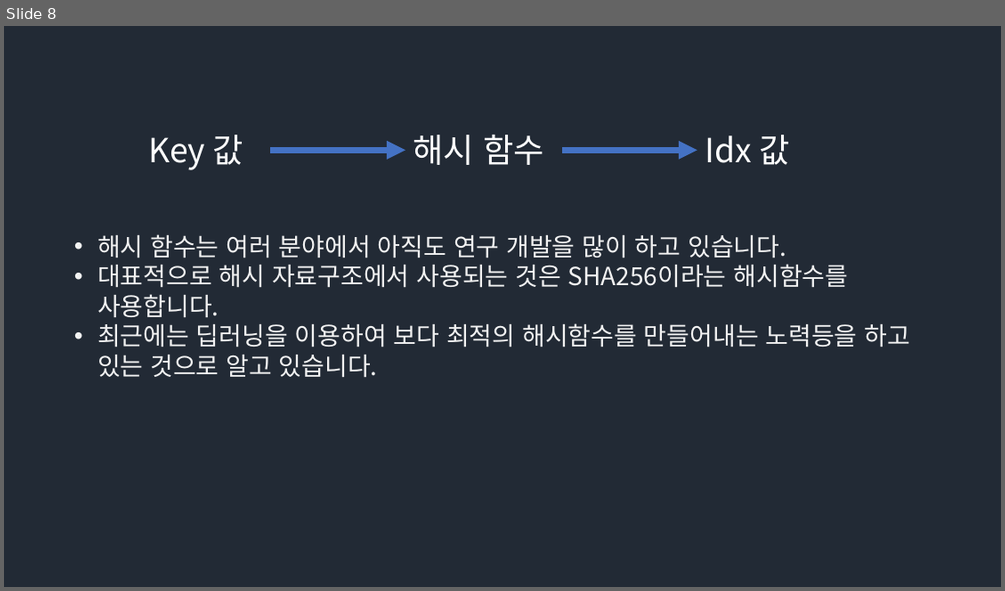
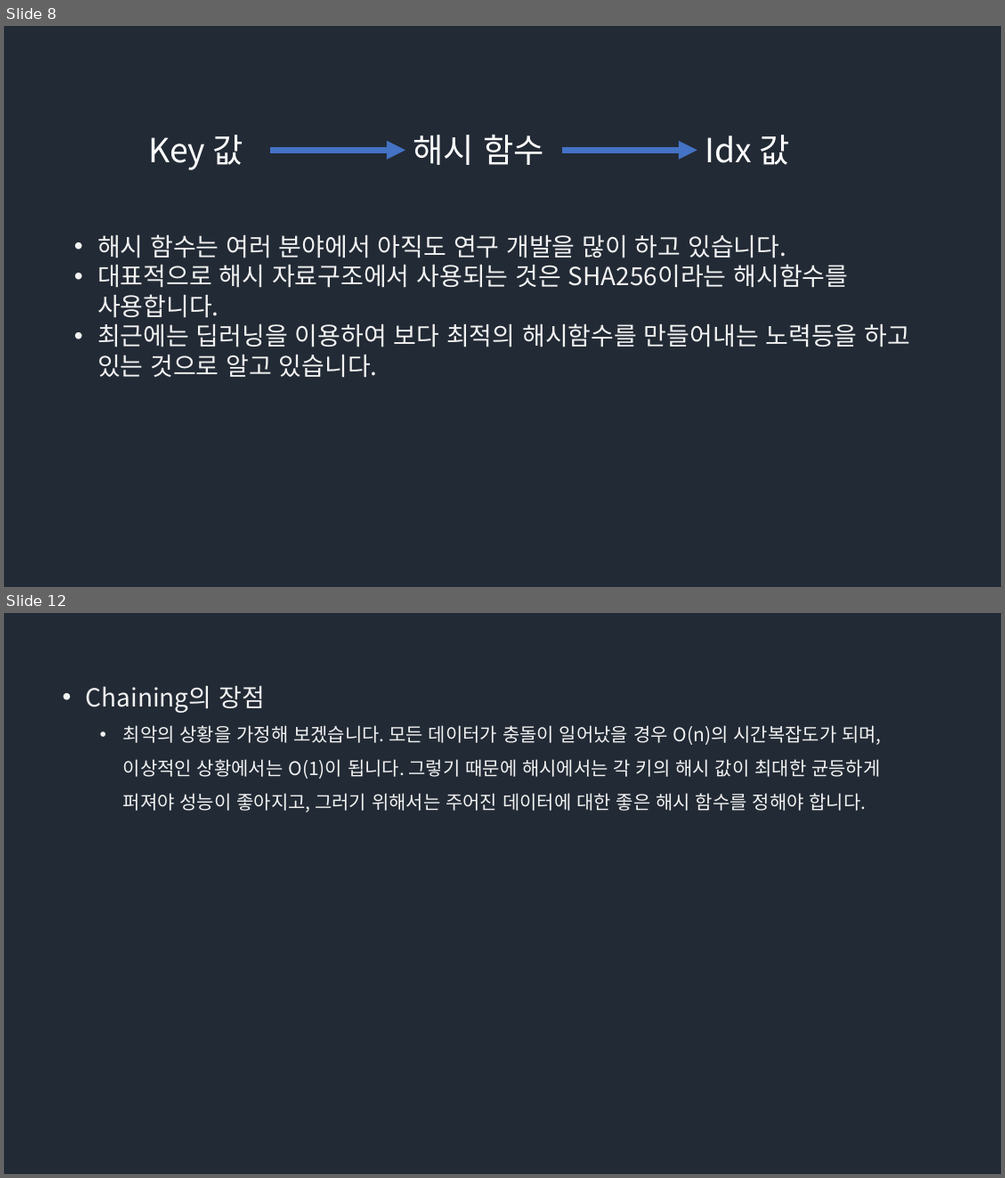
Before and after one commit to Groot-Space/Groot-space.github.io, a slide deck: assets/images/해시/해시.pptx. Shown one above the other, each under a label of ours: slide 8 before the commit, slides 8 and 12 after it; the slides between them are not shown. The pictures are 1005x591 and 1005x1178 pixels, drawn with LibreOffice and Linux fonts; fonts in the diff are those of the drawing. Boxes give left, top, right and bottom in pixels: in the first picture for what was removed or moved away, otherwise in the second. Text is boxed around its words. In the diff, an @@ line names an element or a change of style, - is before the commit and + after.

```diff
--- a/assets/images/해시/해시.pptx
+++ b/assets/images/해시/해시.pptx
@@ slide 12 added at box(4, 613, 1001, 1174), background #222A35 @@
@@ text added at box(86, 686, 881, 812), 18 pt, text #F2F2F2 @@
+• Chaining의 장점
+  • 최악의 상황을 가정해 보겠습니다. 모든 데이터가 충돌이 일어났을 경우 O(n)의 시간복잡도가 되며, 이상적인 상황에서는 O(1)이 됩니다. 그렇기 때문에 해시에서는 각 키의 해시 값이 최대한 균등하게 퍼져야 성능이 좋아지고, 그러기 위해서는 주어진 데이터에 대한 좋은 해시 함수를 정해야 합니다.
```
Also in this commit, not shown: 2 slides changed, 9 other slides added, 2 slides removed.
